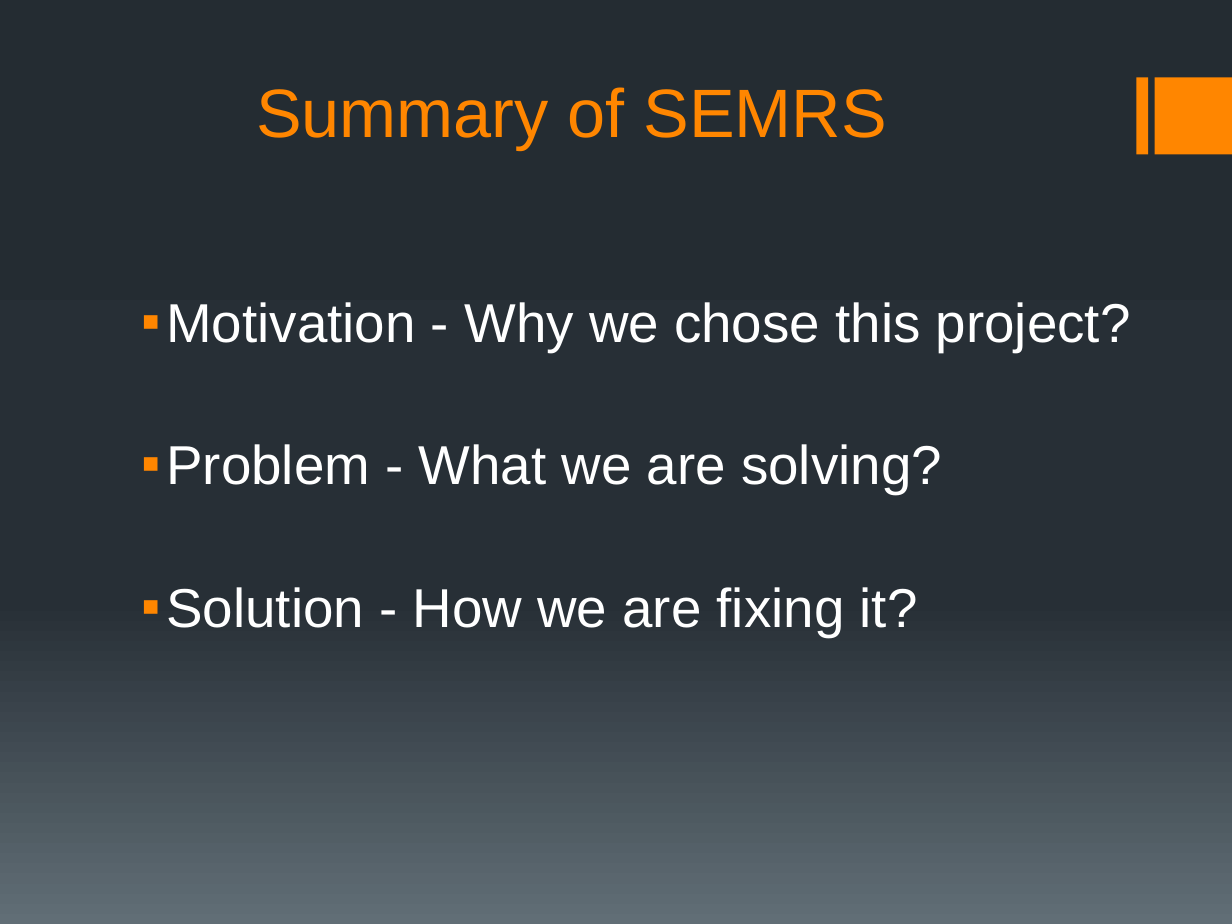
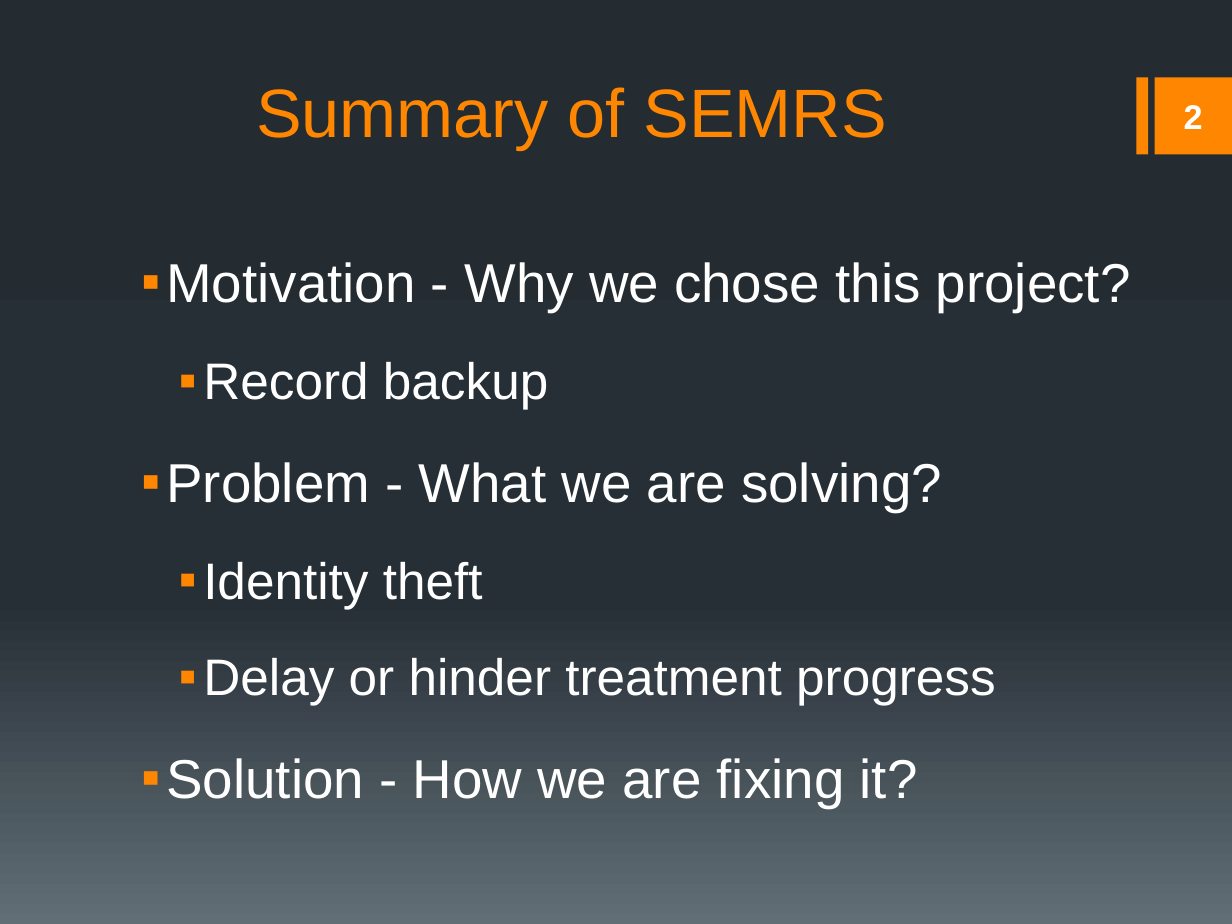
Before and after one commit to rmkane/semrs, a slide deck: slide 2 of MidTerm/Midterm_presentation_SEMRS.pptx. Drawn at 1232x924 pixels with LibreOffice and Linux fonts; fonts in the diff are those of the drawing. Boxes give left, top, right and bottom in pixels: in the first picture for what was removed or moved away, otherwise in the second. Text is boxed around its words. In the diff, an @@ line names an element or a change of style, - is before the commit and + after.

```diff
--- a/MidTerm/Midterm_presentation_SEMRS.pptx
+++ b/MidTerm/Midterm_presentation_SEMRS.pptx
@@ page number added at box(1184, 105, 1203, 129), 20 pt, text #FFFFFF, bold @@
+2
@@ text at box(166, 262, 1131, 808): line spacing 2 to 1.4 @@
@@ text at box(203, 362, 548, 410): paragraph added @@
+  ▪ Record backup
@@ text at box(203, 562, 996, 705): paragraphs added @@
+  ▪ Identity theft
+  ▪ Delay or hinder treatment progress
```
Also in this commit, not shown: 8 other slides changed.
